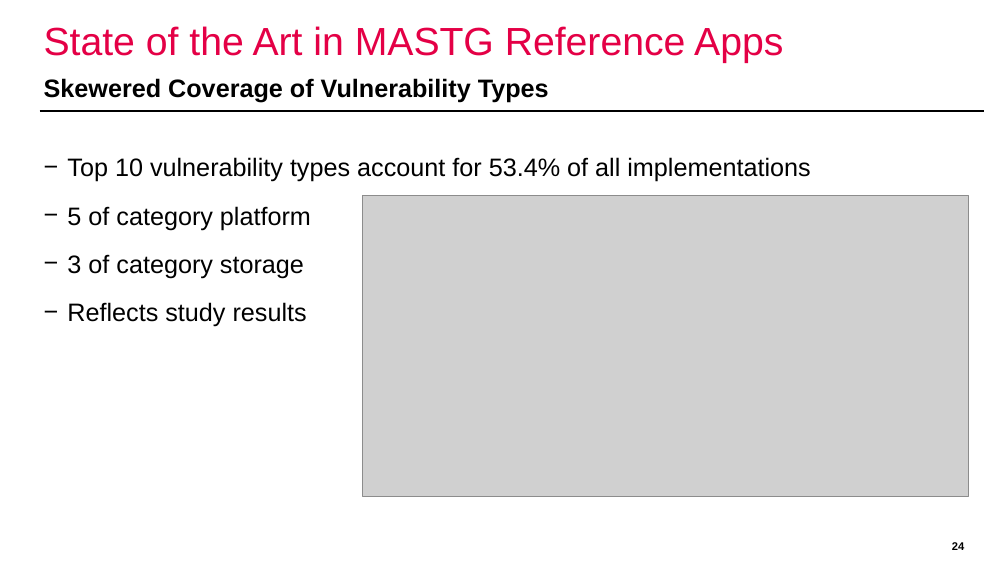
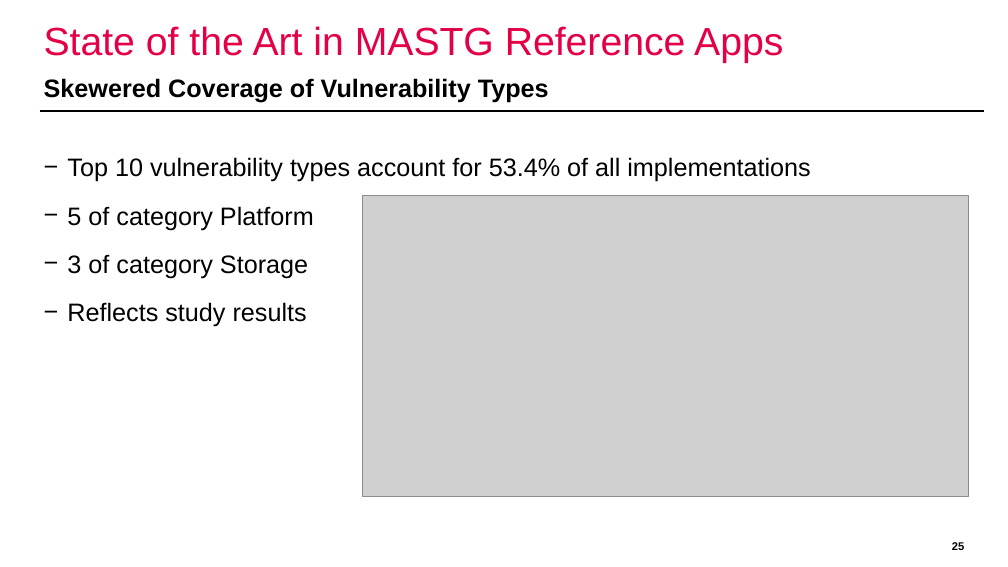
Before and after one commit to domi-cmd/Reference_Application_for_OWASP_MASTG, a slide deck: slide 25 of dev_documents/presentation/ba_thesis_presentation_kronig.pptx (slide 24 before the commit). Drawn at 1008x567 pixels with LibreOffice and Linux fonts; fonts in the diff are those of the drawing; grey boxes stand for pictures; background and template pictures are left out. Boxes give left, top, right and bottom in pixels: in the first picture for what was removed or moved away, otherwise in the second. Text is boxed around its words. In the diff, an @@ line names an element or a change of style, - is before the commit and + after.

Commit message:
Started adding proper references and citations to the presentation. Removed the slides discussing the flow diagrams, as I am still 5 minutes over the required talking time

```diff
--- a/dev_documents/presentation/ba_thesis_presentation_kronig.pptx
+++ b/dev_documents/presentation/ba_thesis_presentation_kronig.pptx
@@ text at [67,206,314,278]: text changed @@
-− 5 of category platform
-− 3 of category storage
+− 5 of category Platform
+− 3 of category Storage
@@ page number at [952,541,964,552]: text changed @@
-24
+25
```
Also in this commit, not shown: 12 other slides changed, 2 slides added, 2 slides removed.
